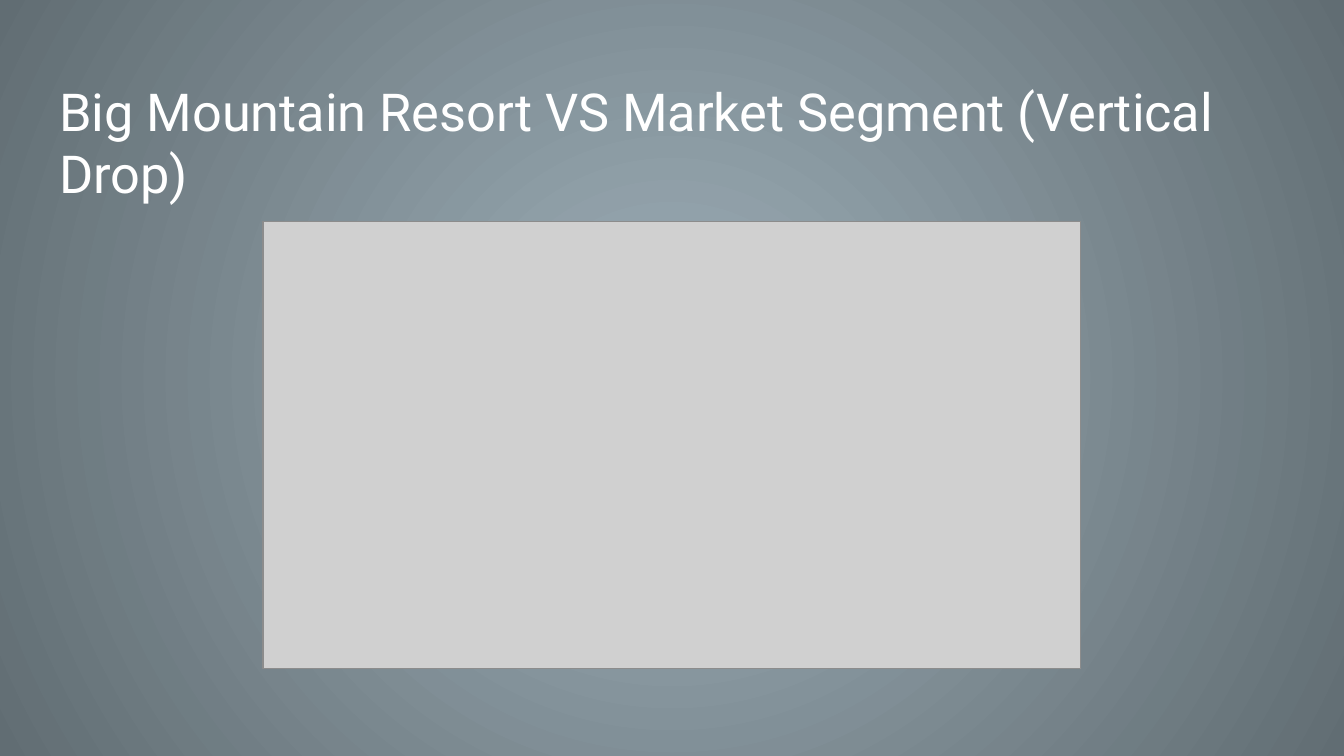
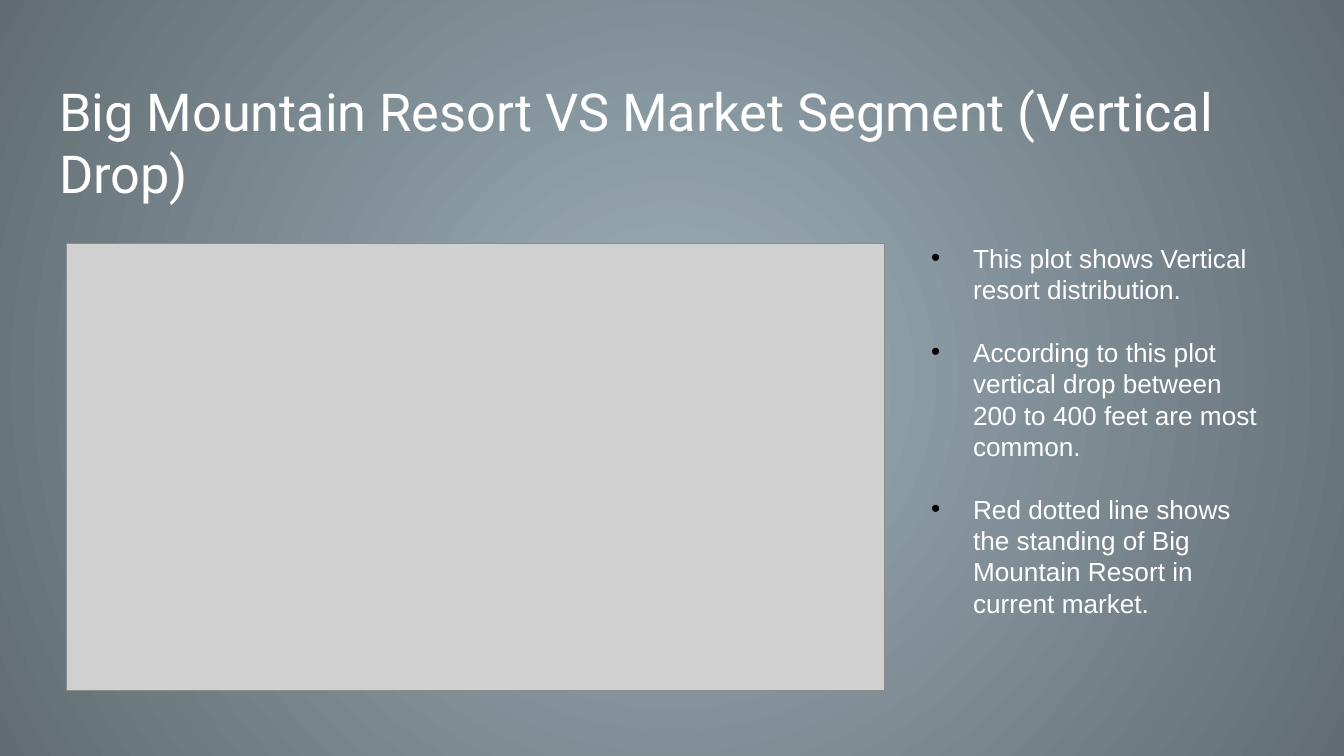
Before and after one commit to BhardwajAnshul/Springboard, a slide deck: slide 6 of DataScienceGuidedCapstone/GuidedCapstonProject_SlideDeck.pptx. Drawn at 1344x756 pixels with LibreOffice and Linux fonts; fonts in the diff are those of the drawing; grey boxes stand for pictures. Boxes give left, top, right and bottom in pixels: in the first picture for what was removed or moved away, otherwise in the second. Text is boxed around its words. In the diff, an @@ line names an element or a change of style, - is before the commit and + after.

```diff
--- a/DataScienceGuidedCapstone/GuidedCapstonProject_SlideDeck.pptx
+++ b/DataScienceGuidedCapstone/GuidedCapstonProject_SlideDeck.pptx
@@ picture: place and size @@
-picture at <box>263,222,1081,669</box>
+picture at <box>67,243,884,691</box>
@@ text added at <box>973,249,1257,613</box>, 14 pt, text #FFFFFF @@
+• This plot shows Vertical resort distribution.
+• According to this plot vertical drop between 200 to 400 feet are most common.
+• Red dotted line shows the standing of Big Mountain Resort in current market.
```
Also in this commit, not shown: 4 other slides changed, 3 other files.
